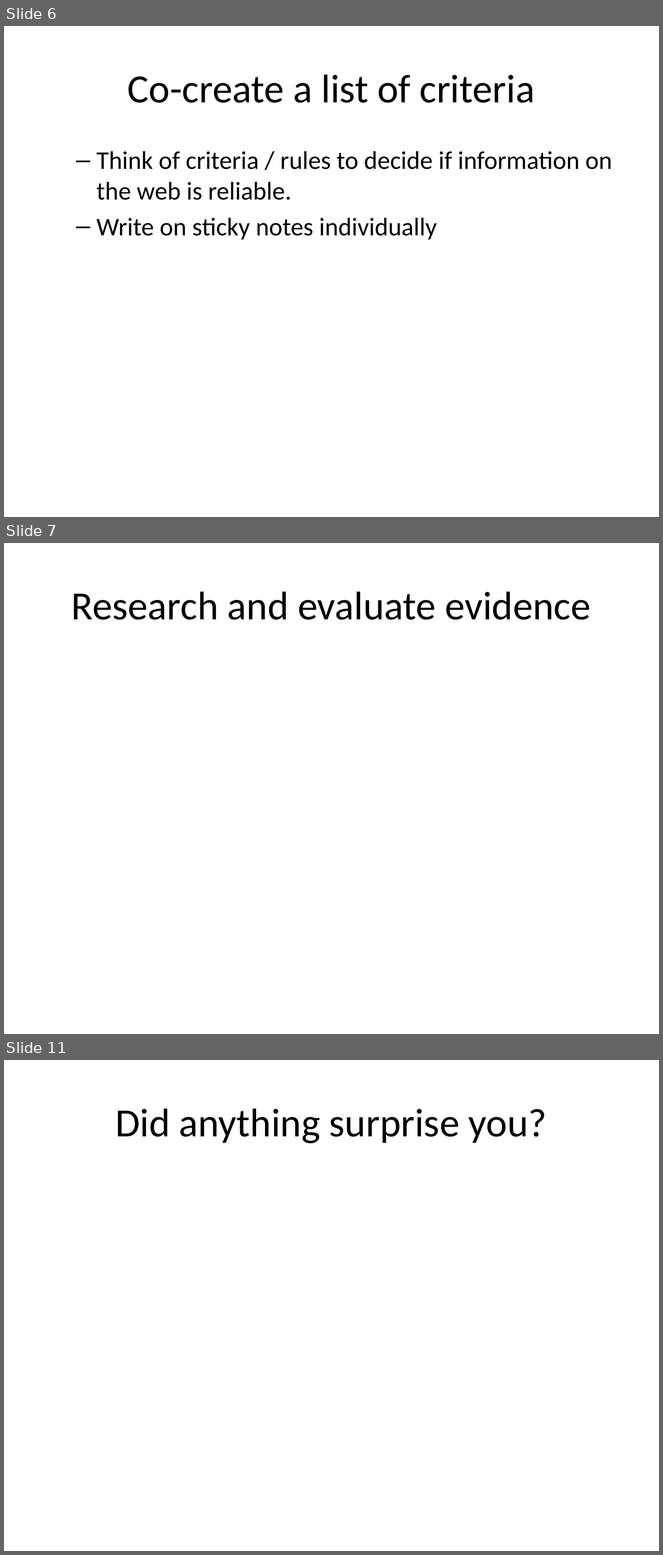
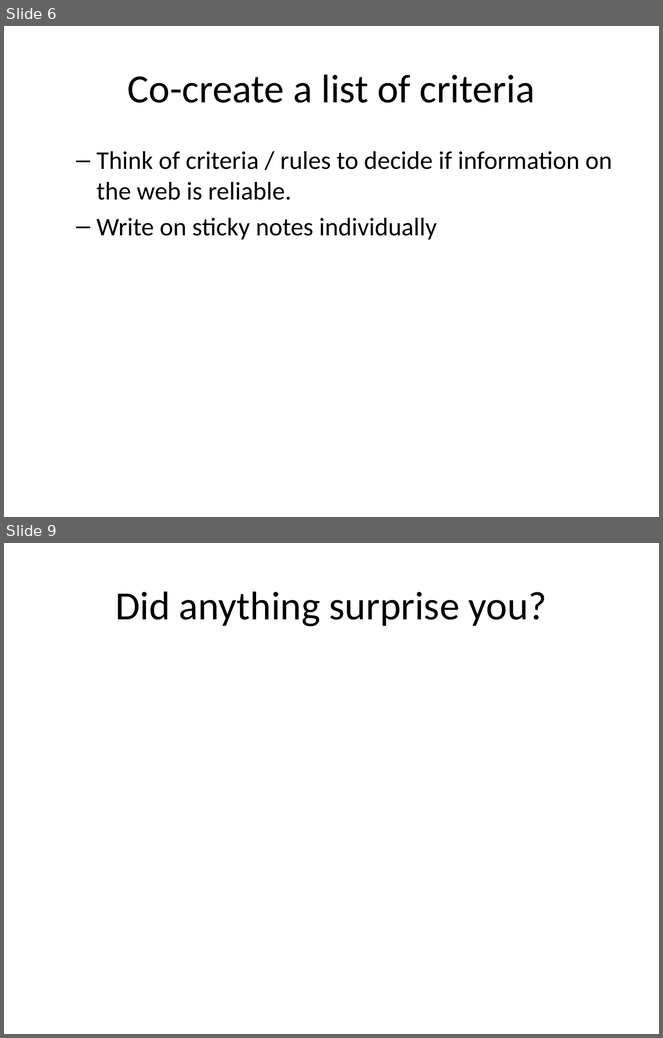
Before and after one commit to mr-eggleton/web-lit-core, a slide deck: powerpoints/05-web-detective.pptx. Shown one above the other, each under a label of ours: slides 6, 7 and 11 before the commit, slides 6 and 9 after it; the slides between them are not shown. The pictures are 663x1555 and 663x1038 pixels, drawn with LibreOffice and Linux fonts; fonts in the diff are those of the drawing. Boxes give left, top, right and bottom in pixels: in the first picture for what was removed or moved away, otherwise in the second. Text is boxed around its words. In the diff, an @@ line names an element or a change of style, - is before the commit and + after.

```diff
--- a/powerpoints/05-web-detective.pptx
+++ b/powerpoints/05-web-detective.pptx
@@ slide 7 removed at <box>4,543,659,1034</box>, background #FFFFFF @@
@@ title removed at <box>72,591,591,620</box> @@
-Research and evaluate evidence
@@ what was slide 11 is now slide 9 @@
```
Also in this commit, not shown: 2 slides changed, 1 other slide removed, 3 other files.
